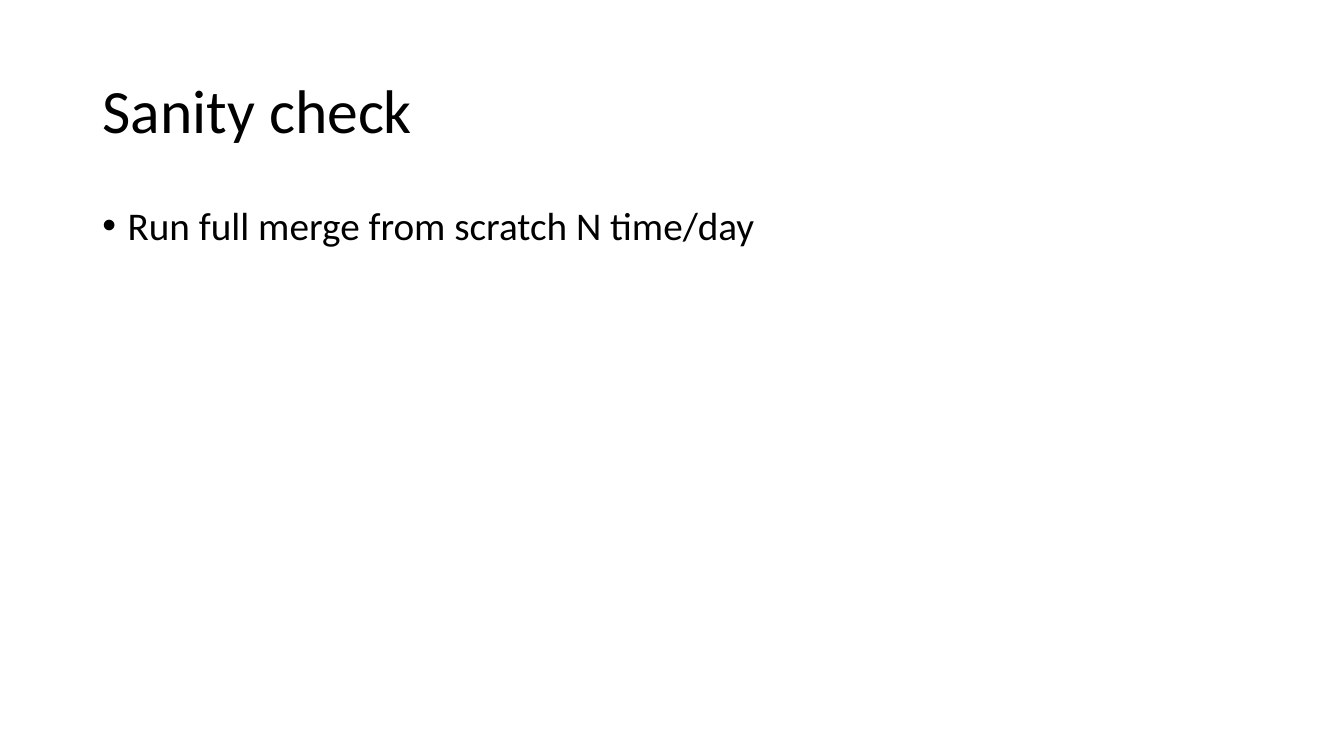
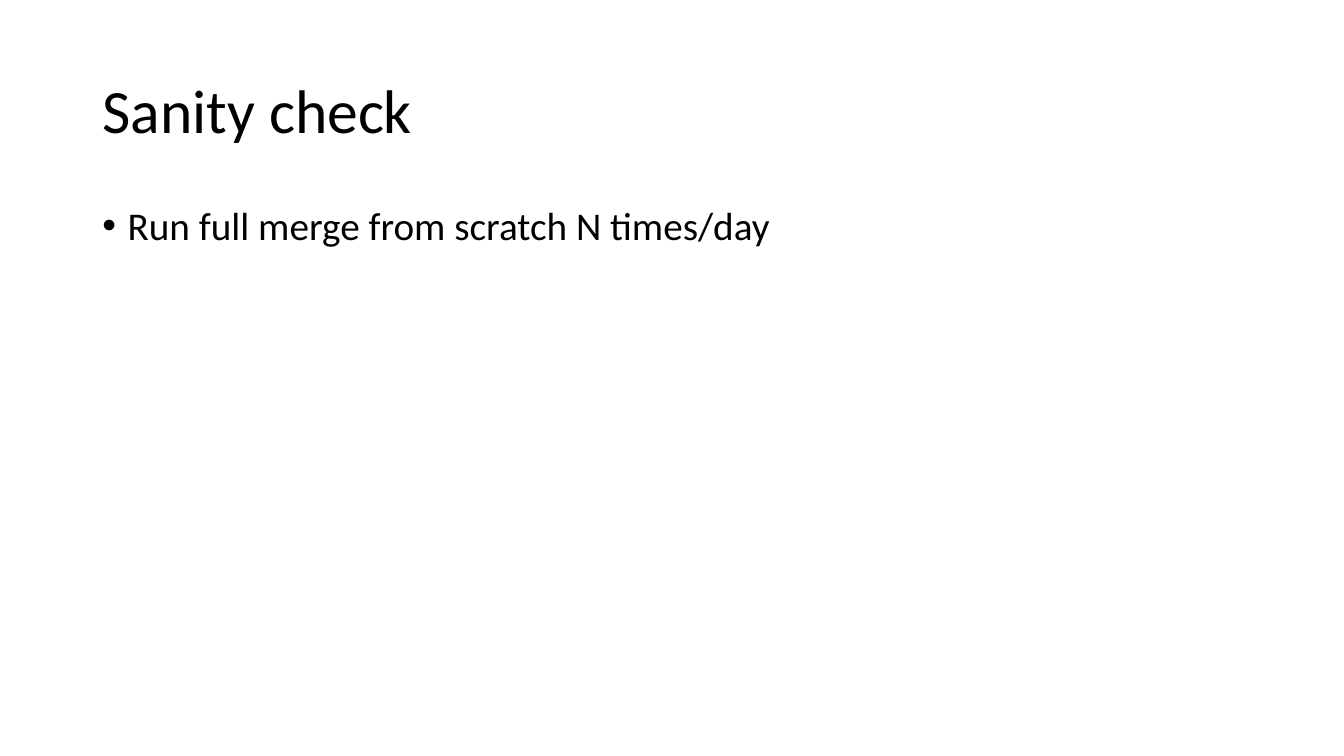
Before and after one commit to chaiyilin/featureToggling, a slide deck: slide 10 of featureToggles.pptx. Drawn at 1344x756 pixels with LibreOffice and Linux fonts; fonts in the diff are those of the drawing. Boxes give left, top, right and bottom in pixels: in the first picture for what was removed or moved away, otherwise in the second. Text is boxed around its words. In the diff, an @@ line names an element or a change of style, - is before the commit and + after.

```diff
--- a/featureToggles.pptx
+++ b/featureToggles.pptx
@@ text at box(128, 212, 769, 247): text changed @@
-• Run full merge from scratch N time/day
+• Run full merge from scratch N times/day
```
Also in this commit, not shown: 9 other slides changed, 3 slides added, 1 slide removed.
